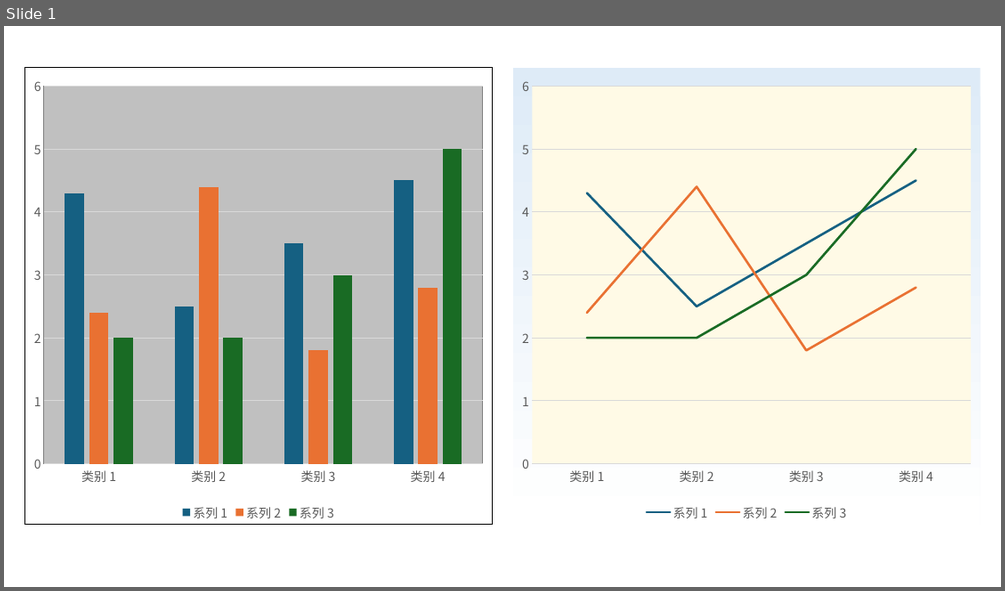
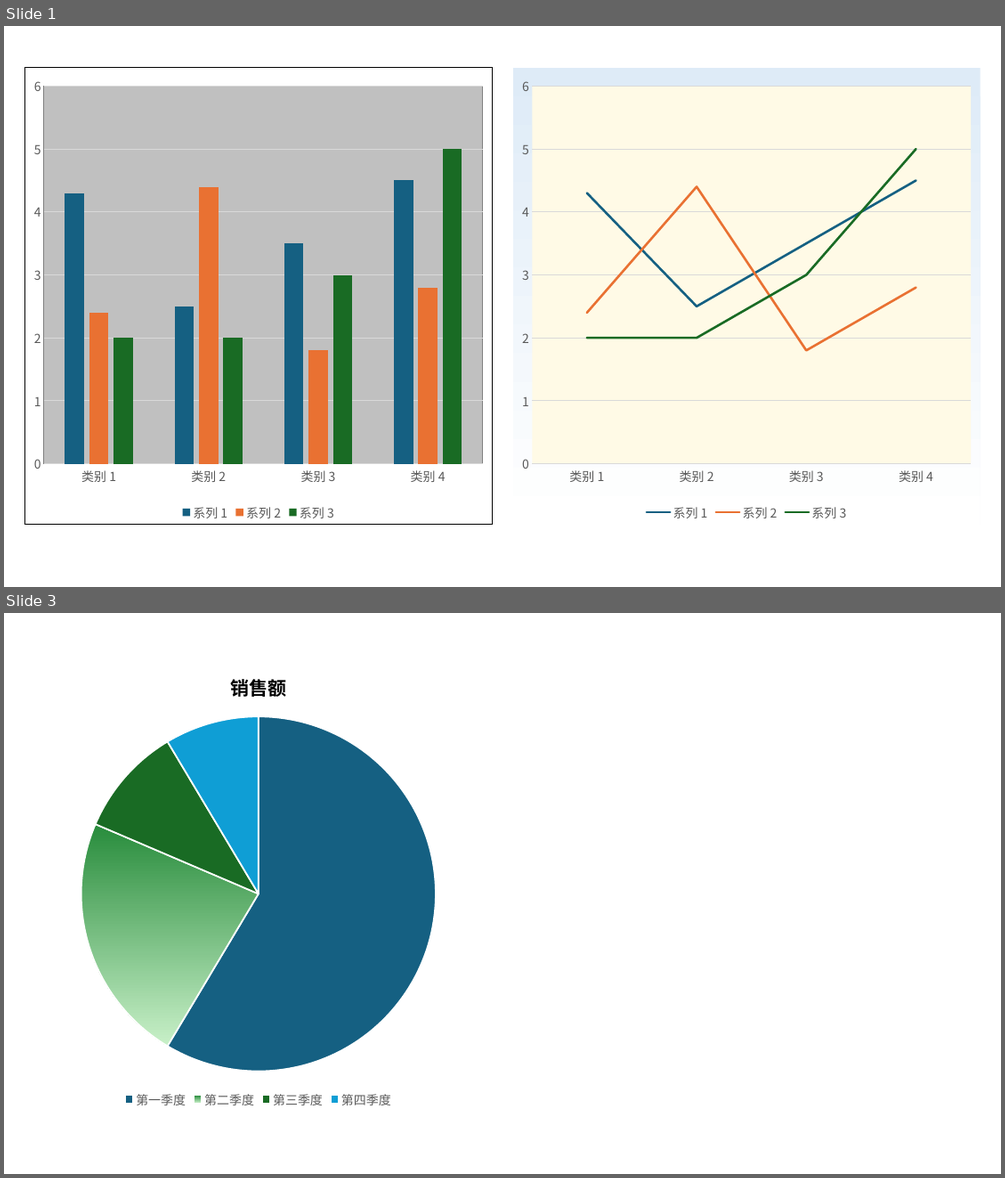
Before and after one commit to spitmaster/unppt, a slide deck: testcases/charts-fills.pptx. Shown one above the other, each under a label of ours: slide 1 before the commit, slides 1 and 3 after it; the slides between them are not shown. The pictures are 1005x591 and 1005x1178 pixels, drawn with LibreOffice and Linux fonts; fonts in the diff are those of the drawing. Boxes give left, top, right and bottom in pixels: in the first picture for what was removed or moved away, otherwise in the second. Text is boxed around its words. In the diff, an @@ line names an element or a change of style, - is before the commit and + after.

```diff
--- a/testcases/charts-fills.pptx
+++ b/testcases/charts-fills.pptx
@@ slide 3 added at box(4, 613, 1001, 1174), background #FFFFFF @@
@@ pie chart added at box(25, 655, 493, 1111) @@
+title "销售额"
+categories: 第一季度, 第二季度, 第三季度, 第四季度
+销售额: 59, 23, 10, 9
```
Also in this commit, not shown: 1 slide changed, 15 other files.
